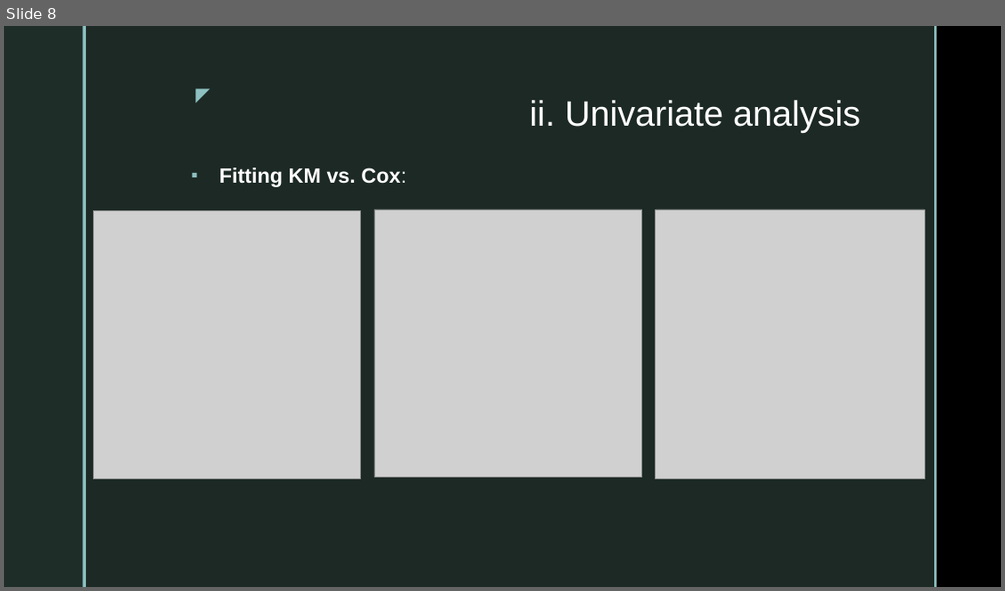
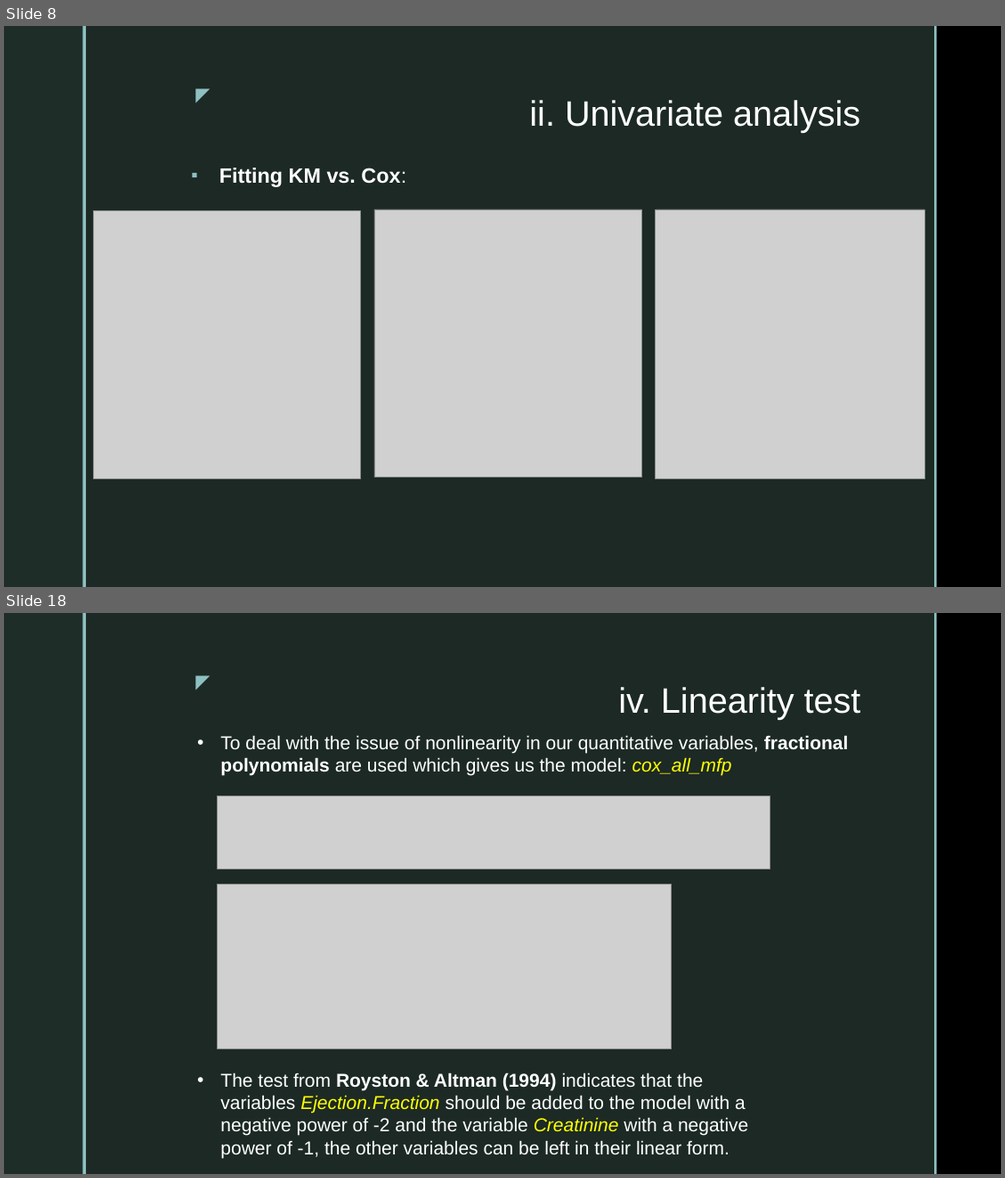
Before and after one commit to SebastianVeuskens/DSA-Project, a slide deck: presentation.pptx. Shown one above the other, each under a label of ours: slide 8 before the commit, slides 8 and 18 after it; the slides between them are not shown. The pictures are 1005x591 and 1005x1178 pixels, drawn with LibreOffice and Linux fonts; fonts in the diff are those of the drawing; grey boxes stand for pictures; background and template pictures are left out. Boxes give left, top, right and bottom in pixels: in the first picture for what was removed or moved away, otherwise in the second. Text is boxed around its words. In the diff, an @@ line names an element or a change of style, - is before the commit and + after.

```diff
--- a/presentation.pptx
+++ b/presentation.pptx
@@ slide 18 added at <box>4,613,1001,1174</box>, background picture (left out); not listed: 5 template elements that a slide beside it also shows @@
@@ title added at <box>618,687,861,720</box>, 34 pt, text #FFFFFF @@
+iv. Linearity test
@@ text added at <box>220,735,848,776</box>, 18 pt, text #FFFFFF @@
+• To deal with the issue of nonlinearity in our quantitative variables, fractional polynomials are used which gives us the model: cox_all_mfp
@@ picture added at <box>218,795,769,868</box> @@
@@ picture added at <box>218,884,672,1049</box> @@
@@ text added at <box>220,1072,748,1158</box>, 18 pt, text #FFFFFF @@
+• The test from Royston & Altman (1994) indicates that the variables Ejection.Fraction should be added to the model with a negative power of -2 and the variable Creatinine with a negative power of -1, the other variables can be left in their linear form.
```
Also in this commit, not shown: 7 slides changed, 4 other slides added, 13 other files.
